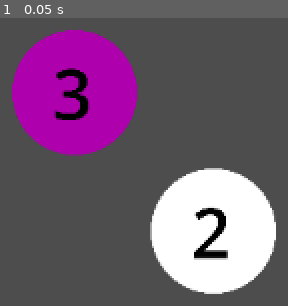
Above: before the commit, frame 1.
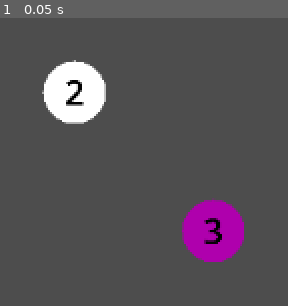
Above: after the commit, the same moment.

Repository: CSCI-4448-5448-OOAD/final-project-asbo8637
Game: Godot game, scene res://map.tscn
The game is run twice, just before and just after one commit, with the same random seed, the same clock (stepped at 60 frames per second) and the same inputs.
Inputs:
- Up to frame 1 (0.05 s): no input

The runs differ from the first frame. In frame 1, 30% of the frame differs, in the area x 4-96%, y 4-96%.

Commit message:
Add files via upload
Made code simpler

Diff:
--- a/Decatur/Map.gd
+++ b/Decatur/Map.gd
@@ -1,12 +1,13 @@
 class_name map extends Node2D
 
-var node1 = game_nodes.new(200, 200, "none", "europe")
-var node2 =  game_nodes.new(100, 100, "none", "europe")
+var node = preload("res://game_node.tscn")
 
 func _ready() -> void:
+	var node1 = node.instantiate()
+	node1.constructor(100, 100, "none", "europe")
+	var node2 = node.instantiate()
+	node2.constructor(200, 200, "none", "europe")
 	node1.add_neighbor(node2)
-	node1.read_neighbor_size()
-	node2.read_neighbor_size()
 	add_child(node1)
 	add_child(node2)
 	node1.set_int(2)
--- a/Decatur/game_node.tscn
+++ b/Decatur/game_node.tscn
@@ -1,6 +1,31 @@
-[gd_scene load_steps=2 format=3 uid="uid://dqhgruik4l0ca"]
+[gd_scene load_steps=4 format=3 uid="uid://dqhgruik4l0ca"]
 
 [ext_resource type="Script" path="res://game_nodes.gd" id="1_v2jfx"]
+[ext_resource type="Texture2D" uid="uid://b5h00nm2mmohy" path="res://art/particle.png" id="2_hlrn0"]
+
+[sub_resource type="CircleShape2D" id="CircleShape2D_uw5o6"]
 
 [node name="gameNode" type="Node2D"]
+scale = Vector2(0.05, 0.05)
 script = ExtResource("1_v2jfx")
+
+[node name="node_sprite" type="Sprite2D" parent="."]
+texture = ExtResource("2_hlrn0")
+
+[node name="textLabel" type="RichTextLabel" parent="."]
+modulate = Color(0, 0, 0, 1)
+offset_left = -144.0
+offset_top = -352.0
+offset_right = 546.0
+offset_bottom = 378.0
+theme_override_font_sizes/normal_font_size = 500
+text = "0"
+scroll_active = false
+
+[node name="moveButton" type="TouchScreenButton" parent="."]
+visible = false
+modulate = Color(0.686275, 0, 0.678431, 1)
+scale = Vector2(50, 50)
+shape = SubResource("CircleShape2D_uw5o6")
+
+[connection signal="pressed" from="moveButton" to="." method="_on_move_button_pressed"]
--- a/Decatur/game_nodes.gd
+++ b/Decatur/game_nodes.gd
@@ -4,40 +4,32 @@
 var neighbors = Array()
 var player = 0
 
-var sprite = preload("res://node_sprite.tscn")
-var spriteIns = sprite.instantiate()
+@onready var sprite = $node_sprite
+@onready var move_buttton = $moveButton
+@onready var text_label = $textLabel
 
 var posX: int
 var posY: int
-
 var move_val: int
 
-func _ready() -> void:
-	self.add_to_group("nodes")
-	add_child(spriteIns)
-	spriteIns.set_parent(self)
-	spriteIns.position = Vector2(posX, posY)
-
-func _init(x: int, y: int, ocean: String, land: String) -> void:
+func constructor(x: int, y: int, ocean: String, land: String) -> void:
 	posX = x
 	posY = y
+	self.add_to_group("nodes")
+	position = Vector2(posX, posY)
 	self.add_to_group(ocean)
 	self.add_to_group(land)
-
 
 func add_neighbor(x: game_nodes):
 	neighbors.append(x)
 
-func read_neighbor_size():
-	print(neighbors.size())
-
 func set_int(x: int):
 	factor_count=x
-	spriteIns.set_int(factor_count)
+	text_label.text=str(factor_count)
 
 func increment_int(x: int):
 	factor_count+=x
-	spriteIns.set_int(factor_count)
+	text_label.text=str(factor_count)
 
 func move(x: int):
 	for neighbor in neighbors:
@@ -45,10 +37,13 @@
 		neighbor.move_reciever()
 
 func move_reciever():
-	spriteIns.activate_move()
+	move_buttton.show()
+	sprite.modulate=Color("af00ad")
 
 func move_deactivator():
-	spriteIns.deactivate_move()
+	move_buttton.hide()
+	sprite.modulate=Color("ffffff")
 
-func increment_by_move_val():
+func _on_move_button_pressed() -> void:
+	get_tree().call_group("nodes", "move_deactivator")
 	increment_int(move_val)
